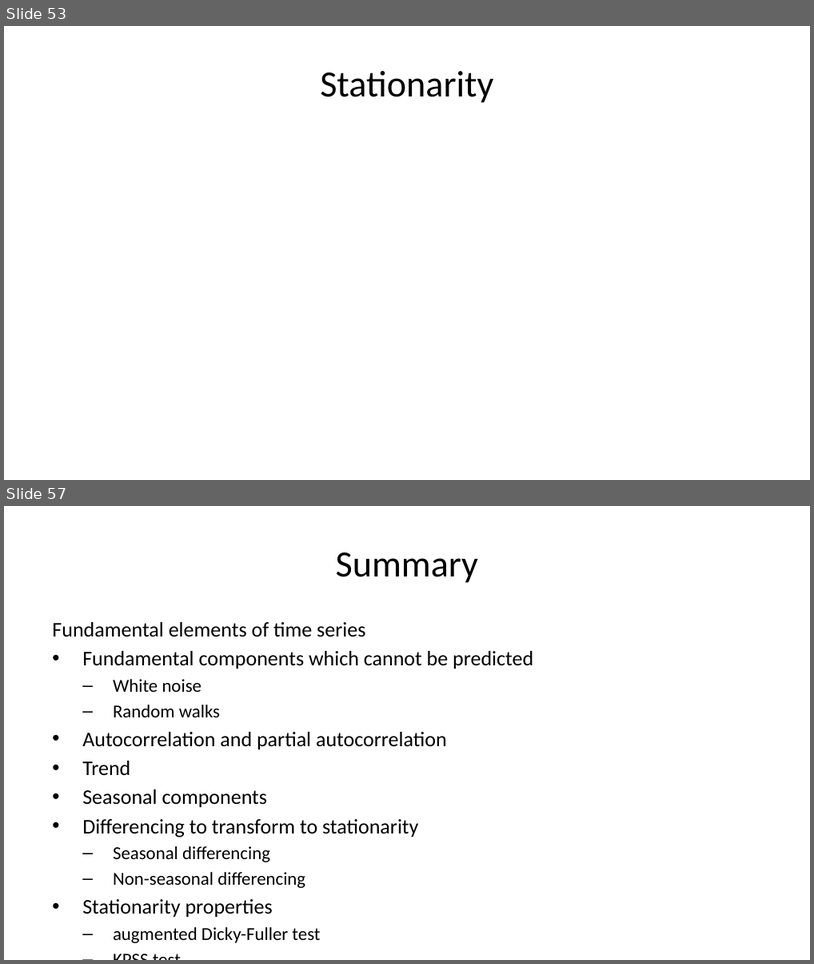
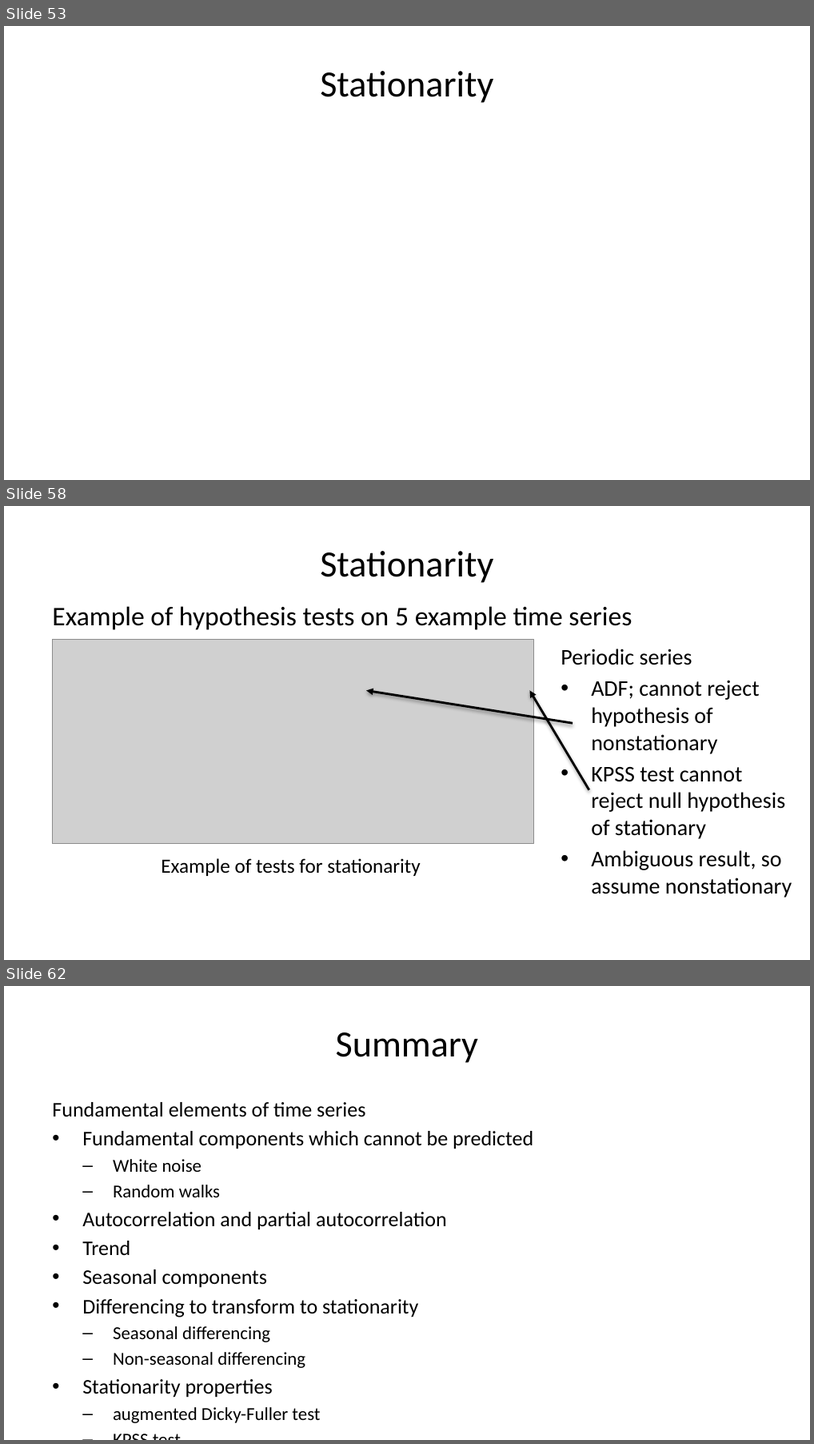
Before and after one commit to StephenElston/CSCI-E-83, a slide deck: LectureSlides/11_IntroductionToTimeSeries.pptx. Shown one above the other, each under a label of ours: slides 53 and 57 before the commit, slides 53, 58 and 62 after it; the slides between them are not shown. The pictures are 814x964 and 814x1444 pixels, drawn with LibreOffice and Linux fonts; fonts in the diff are those of the drawing; grey boxes stand for pictures. Boxes give left, top, right and bottom in pixels: in the first picture for what was removed or moved away, otherwise in the second. Text is boxed around its words. In the diff, an @@ line names an element or a change of style, - is before the commit and + after.

```diff
--- a/LectureSlides/11_IntroductionToTimeSeries.pptx
+++ b/LectureSlides/11_IntroductionToTimeSeries.pptx
@@ slide 58 added at box(4, 506, 810, 960), background #FFFFFF @@
@@ title added at box(320, 551, 494, 583), 33 pt, text #000000 @@
+Stationarity
@@ text added at box(52, 606, 632, 630), 24 pt, text #000000 @@
+Example of hypothesis tests on 5 example time series
@@ picture added at box(52, 640, 534, 844) @@
@@ text added at box(561, 648, 792, 897), 20 pt, text #000000 @@
+Periodic series
+• ADF; cannot reject hypothesis of nonstationary
+• KPSS test cannot reject null hypothesis of stationary
+• Ambiguous result, so assume nonstationary
@@ arrow added from (573, 723) to (367, 691), #000000 2 pt @@
@@ arrow added from (590, 790) to (530, 691), #000000 2 pt @@
@@ text added at box(161, 858, 420, 876), 18 pt, text #000000 @@
+Example of tests for stationarity
@@ what was slide 57 is now slide 62 @@
```
Also in this commit, not shown: 3 slides changed, 4 other slides added.
